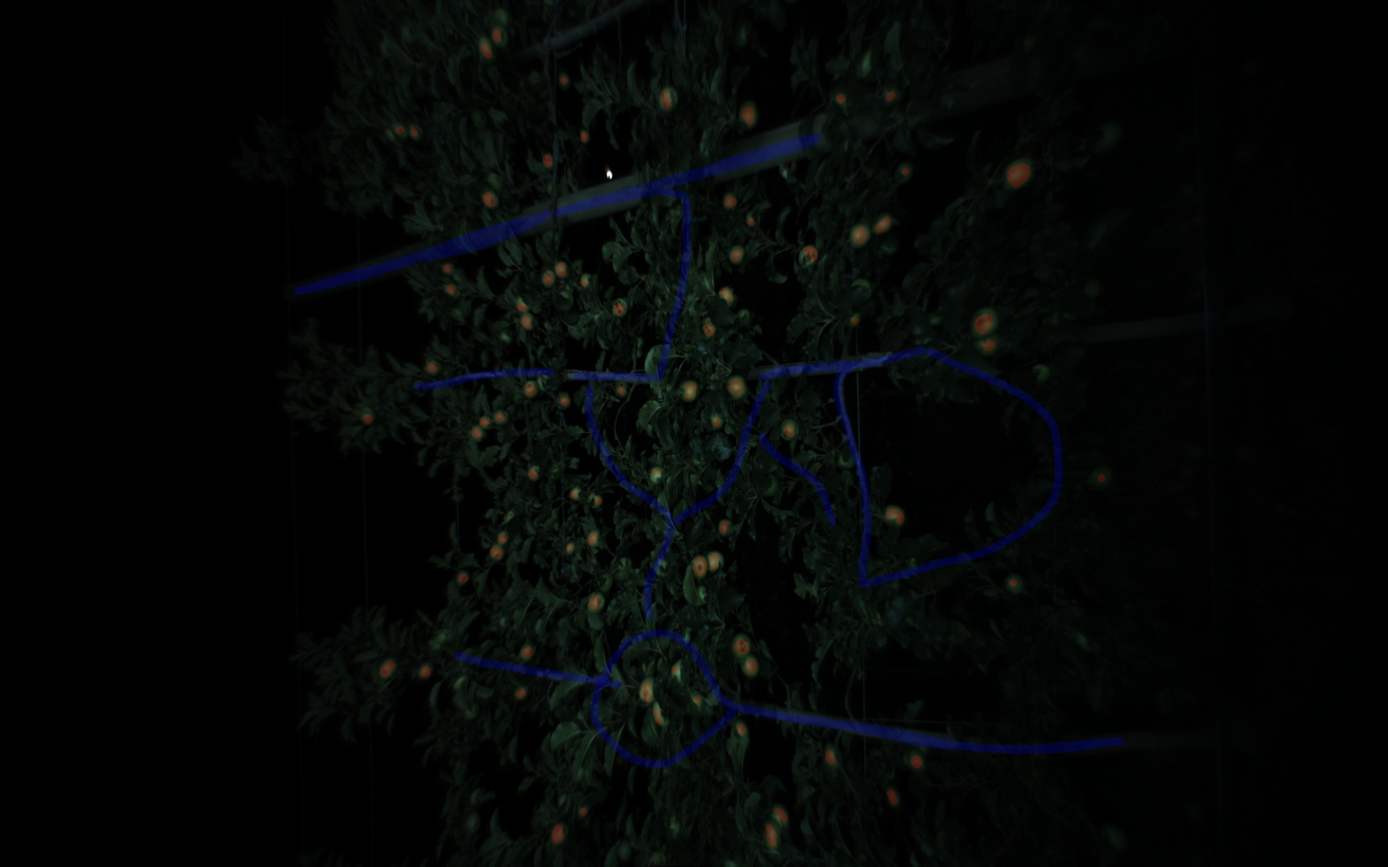
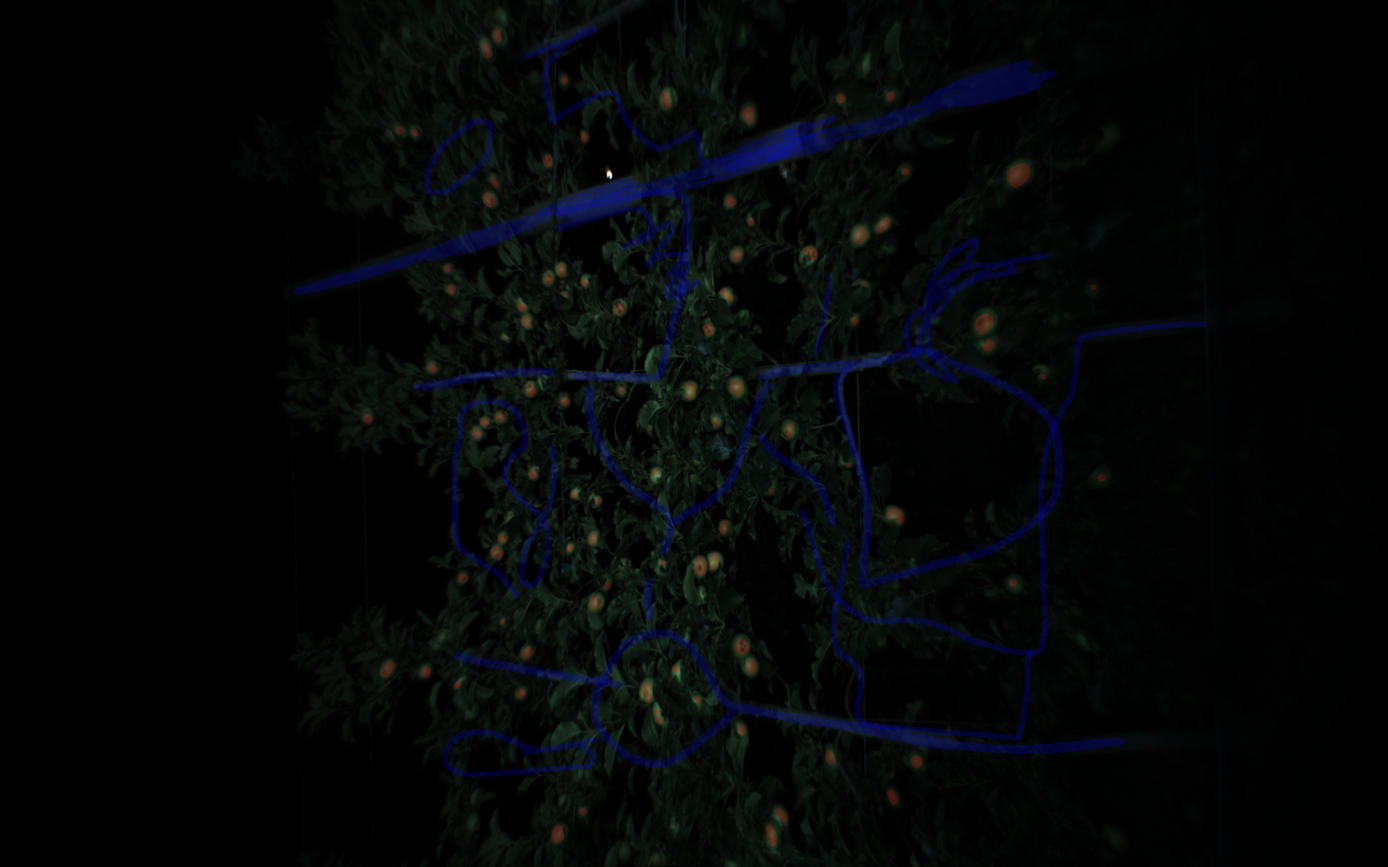
Before/after of a 1388 x 867 layered artwork. What changed in the layer stack:
painted on "Other" over [424,25,1207,777]
painted on "Apple" over [453,177,1096,689]
